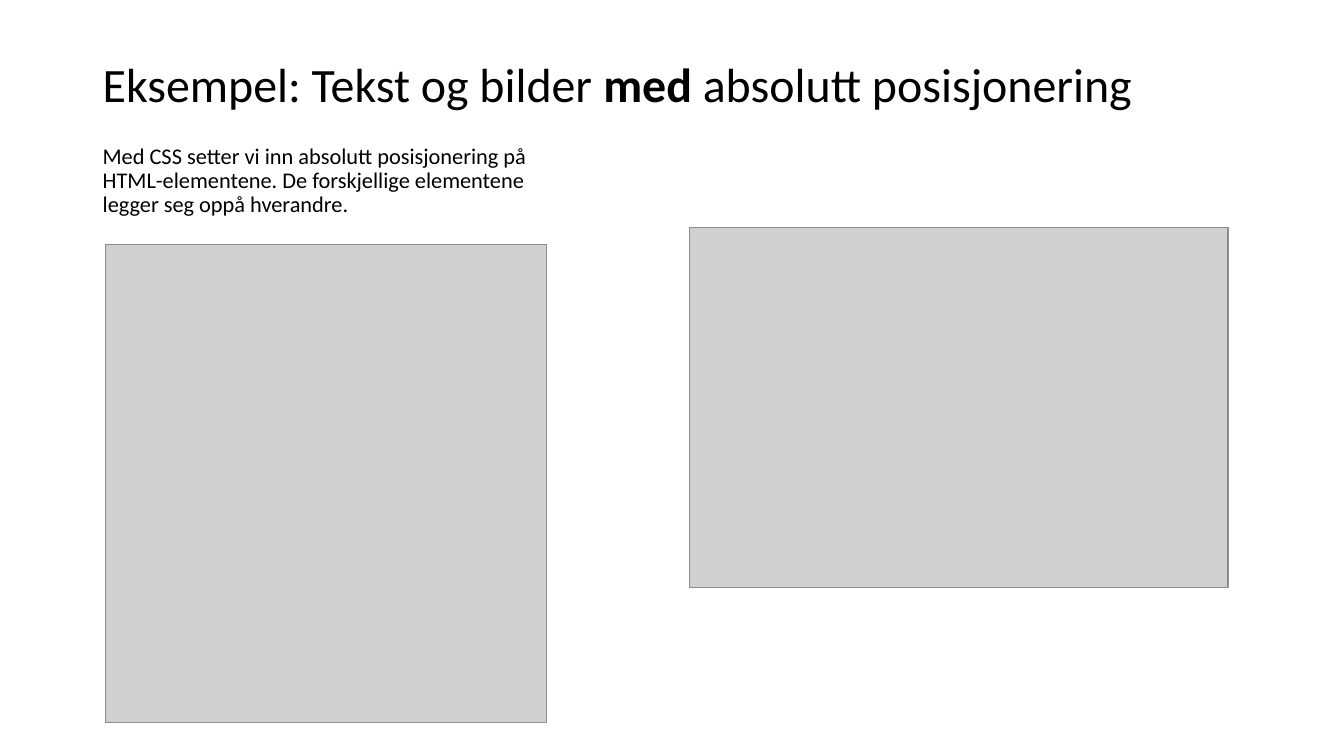
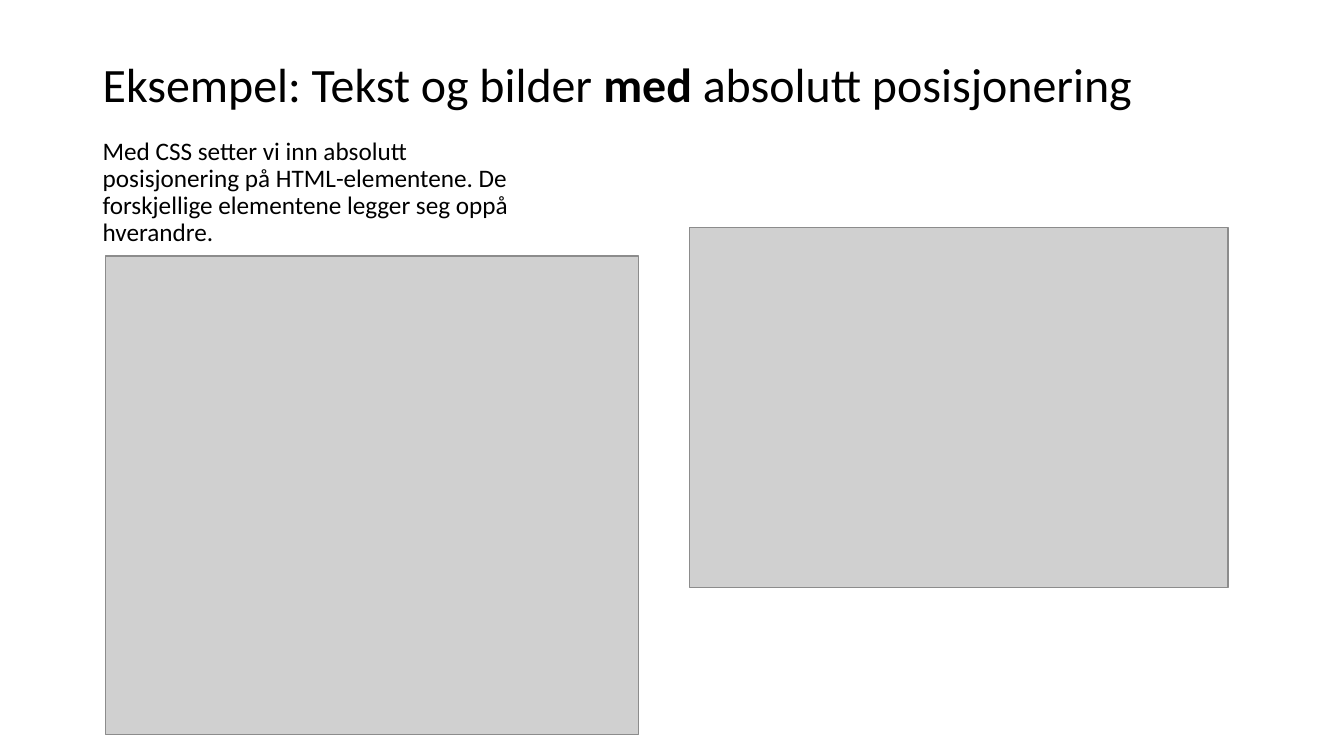
Before and after one commit to overas/overas.github.io, a slide deck: slide 8 of it2/Kap-7.4-Bilder med JavaScript/Kap. 7.4 Bilder med JavaScript.pptx (slide 7 before the commit). Drawn at 1344x756 pixels with LibreOffice and Linux fonts; fonts in the diff are those of the drawing; grey boxes stand for pictures. Boxes give left, top, right and bottom in pixels: in the first picture for what was removed or moved away, otherwise in the second. Text is boxed around its words. In the diff, an @@ line names an element or a change of style, - is before the commit and + after.

```diff
--- a/it2/Kap-7.4-Bilder med JavaScript/Kap. 7.4 Bilder med JavaScript.pptx
+++ b/it2/Kap-7.4-Bilder med JavaScript/Kap. 7.4 Bilder med JavaScript.pptx
@@ text "Med CSS setter vi inn ..." at (x1=103, y1=142, x2=508, y2=241): size 16 to 18 pt @@
@@ picture resized from (x1=106, y1=244, x2=547, y2=723) to (x1=106, y1=256, x2=639, y2=735) @@
```
Also in this commit, not shown: 6 other slides changed.
